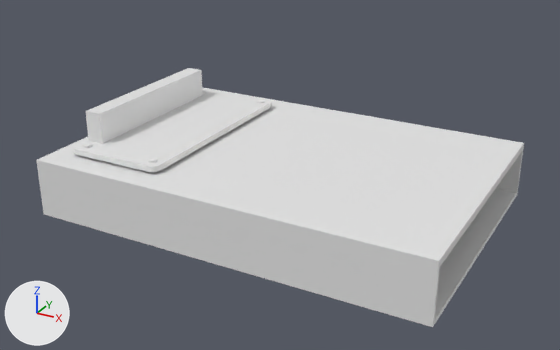
The Blender file CAD/Server.blend, before and after one commit.
Both versions are drawn from a 50 mm camera at (96.9, -183.0, 91.9) aimed at (-1.3, -4.3, 2.6). Arrows for +X, +Y and +Z are at lower left; the lights stay in place. The same objects are shown in both versions, whatever each file hides.

Names of what the first picture shows: 'CaseBottom', 'Pi'.
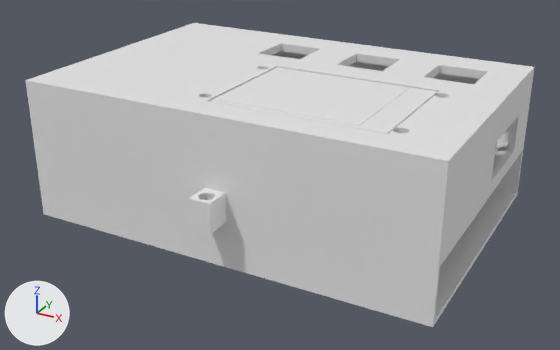
Location of each change, [x1, y1, x2, y2] in pixels of the pictures (560 x 350 px; the box of a moved part takes in the faces that stretch with it):
'Top Layer', added: after [25, 23, 534, 261]
'CaseBottom', reshaped: before [36, 87, 524, 327]; after [36, 141, 524, 327]
'TFT', added: after [209, 67, 438, 134]
'Case Dowels', added: after [77, 31, 505, 152]
part 1 of me_cube_005, added: after [189, 208, 226, 234]
part 2 of me_cube_005, moved or reshaped (not visible before): after [285, 141, 508, 223]
'Pi', unchanged, covered by the edit: before [74, 68, 271, 172]

The change, as a list of edits to the scene's bpy script:
```text
Change me_cube_005:
    used by ob_casebottom; location = (-1.5, 0.0, 0.0); scale = (58.4, 39.1, 8.35)
    remove me_cube_005.from_pydata(...)  # 2064 vertices, 1052 faces; spans x -1.0..1.0, y -1.01..1.01, z -1.03..1.35
    add me_cube_005.from_pydata(...)  # 2085 vertices, 1061 faces; spans x -1.0..1.0, y -1.19..1.19, z -1.03..1.0
    me_cube_005 part 1: a new loose piece of 265 vertices spanning x -0.03..0.08, y -1.19..-1.01, z 0.52..1.0
    me_cube_005 part 2: 584 vertices moved from x -0.86..-0.42, y -0.78..0.78, z 1.0..1.1 to x -0.86..-0.42, y -0.78..0.78, z 0.85..1.0; 3 vertices removed from x -0.84..-0.46, y -0.77..0.74, z 1.1; 518 vertices added at x -0.84..0.91, y -0.78..0.78, z 0.85..1.0
Add me_cube_006_1:
    me_cube_006_1.from_pydata(...)  # 1056 vertices, 534 faces; spans x -1.0..1.0, y -1.0..1.0, z -1.0..4.91
Add me_cube_012:
    me_cube_012.from_pydata(...)  # 3133 vertices, 1592 faces; spans x -1.0..1.0, y -1.2..1.2, z -21.7..1.5
Add me_cube_011:
    me_cube_011.from_pydata(...)  # 5632 vertices, 3364 faces; spans x -0.86..0.91, y -0.78..0.78, z 0.85..3.77
Add ob_tft:
    ob_tft = bpy.data.objects.new('TFT', me_cube_006_1)
    ob_tft.location = (16.0, -13.0, 27.6)
    ob_tft.scale = (29.2, 17.4, 0.8)
Add ob_top_layer:
    ob_top_layer = bpy.data.objects.new('Top Layer', me_cube_012)
    ob_top_layer.location = (0.0, 0.0, 30.0)
    ob_top_layer.scale = (58.5, 39.6, 1.0)
Add ob_case_dowels:
    ob_case_dowels = bpy.data.objects.new('Case Dowels', me_cube_011)
    ob_case_dowels.location = (-1.5, 0.0, 0.0)
    ob_case_dowels.scale = (58.4, 39.1, 8.35)
```
